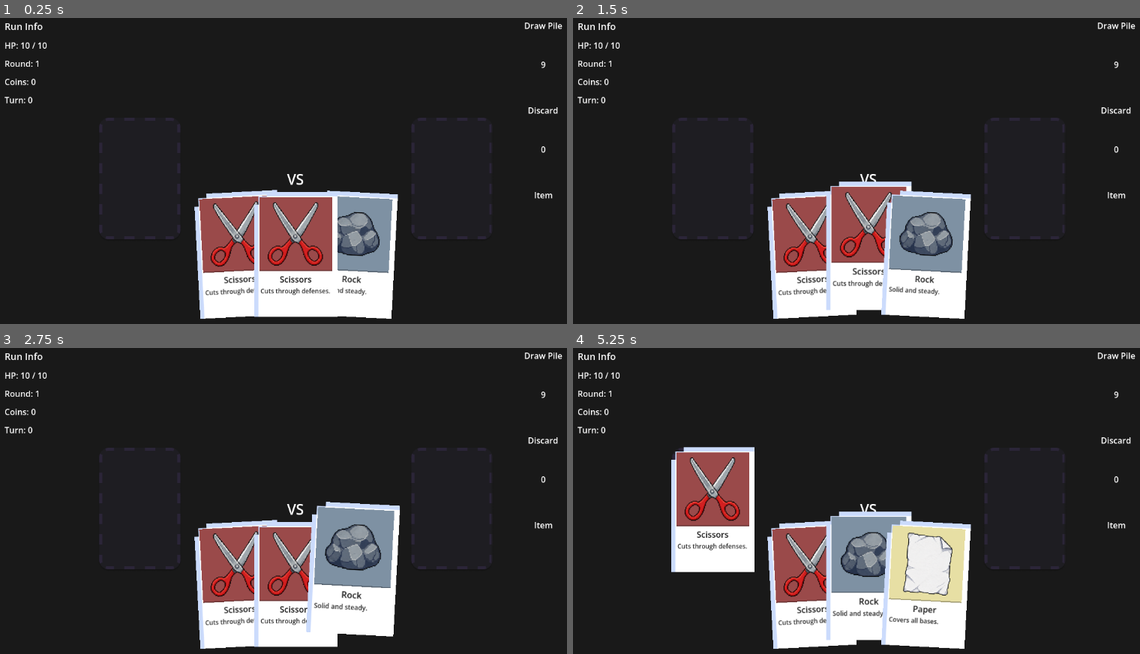
Above: before the commit, frames 1-4 (two rows, left to right).
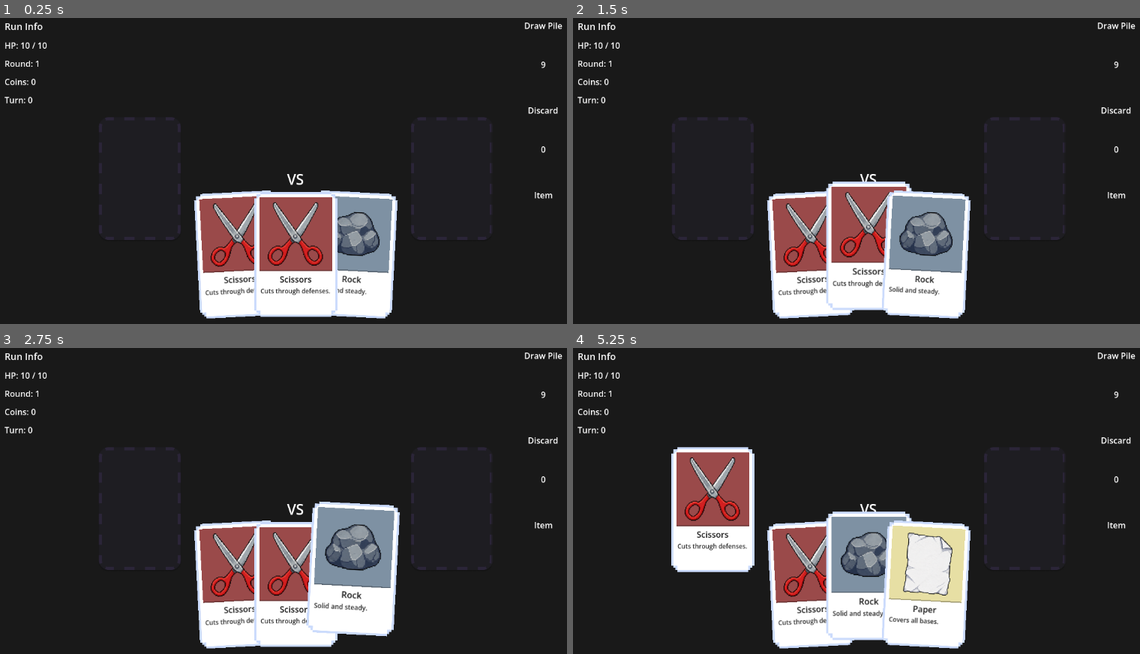
Above: after the commit, the same moments.

Repository: MaulRai/jankpot
Game: Godot game, scene res://scenes/main/Main.tscn
Two runs of this game, one before a commit and one after it. Both use one fixed random seed, a clock stepped at 60 frames per second and the inputs below.
Inputs (mouse positions are in pixels of both pictures, inside the frame that each line leads up to):
- Up to frame 1 (0.25 s): no input
- Up to frame 2 (1.5 s): tap Enter at 0.5 s; move the mouse to (811, 253) at 0.52 s; click (811, 253) at 0.67 s; tap Space at 1.25 s; move the mouse to (867, 253) at 1.27 s; click (867, 253) at 1.42 s
- Up to frame 3 (2.75 s): tap Enter at 2 s; move the mouse to (351, 583) at 2.02 s; click (351, 583) at 2.17 s
- Up to frame 4 (5.25 s): tap Space at 2.75, 5 s; move the mouse to (839, 577) at 2.77 s; click (839, 577) at 2.92 s; move the mouse to (714, 510) at 3.52 s; click (714, 510) at 3.67 s; tap Enter at 4.25 s; move the mouse to (811, 583) at 4.27 s; click (811, 583) at 4.42 s; move the mouse to (867, 583) at 5.02 s; click (867, 583) at 5.17 s

The runs differ from the first frame. In frame 1, 1.2% of the frame differs, in the area x 18-86%, y 32-99%; in frame 2, 1.3%; in frame 3, 1.3%; in frame 4, 1.9%, in the area x 17-86%, y 32-99%.

Commit message:
fix: card base

Diff:
--- a/scenes/ui/CardSlot.tscn
+++ b/scenes/ui/CardSlot.tscn
@@ -5,29 +5,22 @@
 
 [node name="CardSlot" type="Control"]
 custom_minimum_size = Vector2(160, 240)
-layout_mode = 3
-anchors_preset = 0
+layout_mode = 0
 offset_right = 160.0
 offset_bottom = 240.0
 script = ExtResource("1_abc12")
 
 [node name="SlotTexture" type="TextureRect" parent="."]
 unique_name_in_owner = true
-layout_mode = 1
-anchors_preset = 15
-anchor_right = 1.0
-anchor_bottom = 1.0
-grow_horizontal = 2
-grow_vertical = 2
+layout_mode = 0
+offset_right = 160.0
+offset_bottom = 240.0
 texture = ExtResource("2_def34")
 expand_mode = 1
-stretch_mode = 5
+stretch_mode = 6
 
 [node name="CardContainer" type="Control" parent="."]
 unique_name_in_owner = true
-layout_mode = 1
-anchors_preset = 15
-anchor_right = 1.0
-anchor_bottom = 1.0
-grow_horizontal = 2
-grow_vertical = 2
+layout_mode = 0
+offset_right = 160.0
+offset_bottom = 240.0
--- a/scenes/ui/CardView.tscn
+++ b/scenes/ui/CardView.tscn
@@ -5,23 +5,19 @@
 
 [node name="CardView" type="Control"]
 custom_minimum_size = Vector2(160, 240)
-layout_mode = 3
-anchors_preset = 0
+layout_mode = 0
 offset_right = 160.0
 offset_bottom = 240.0
 pivot_offset = Vector2(80, 120)
 script = ExtResource("1_abc12")
 
 [node name="Background" type="TextureRect" parent="."]
-layout_mode = 1
-anchors_preset = 15
-anchor_right = 1.0
-anchor_bottom = 1.0
-grow_horizontal = 2
-grow_vertical = 2
+layout_mode = 0
+offset_right = 160.0
+offset_bottom = 240.0
 texture = ExtResource("2_def34")
 expand_mode = 1
-stretch_mode = 1
+stretch_mode = 6
 
 [node name="TypeBackground" type="ColorRect" parent="."]
 unique_name_in_owner = true
@@ -83,9 +79,6 @@
 [node name="Outline" type="Panel" parent="."]
 unique_name_in_owner = true
 visible = false
-layout_mode = 1
-anchors_preset = 15
-anchor_right = 1.0
-anchor_bottom = 1.0
-grow_horizontal = 2
-grow_vertical = 2
+layout_mode = 0
+offset_right = 160.0
+offset_bottom = 240.0
